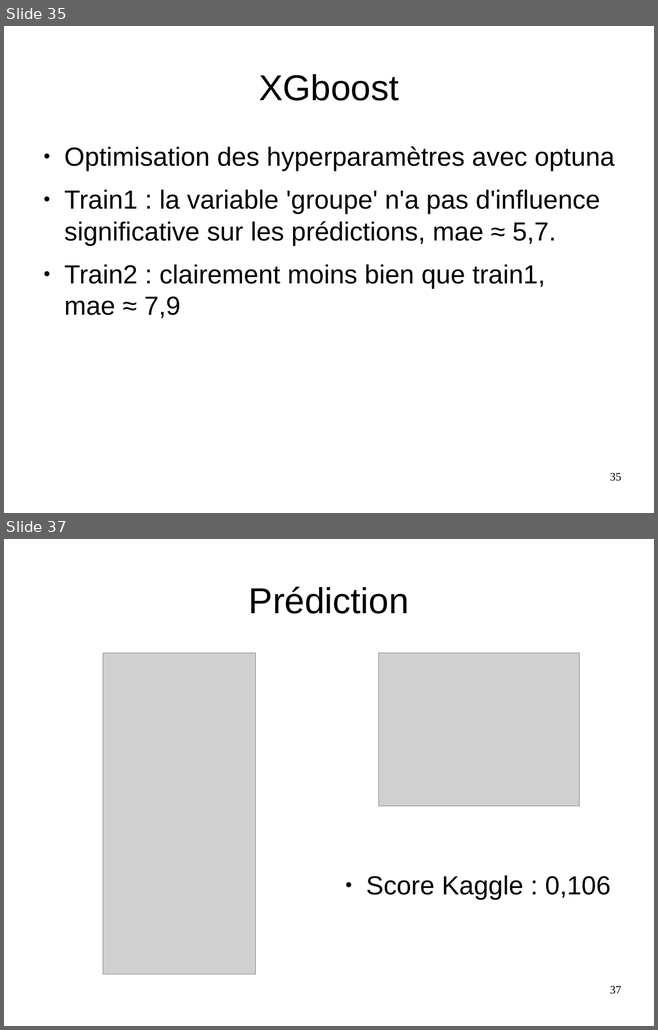
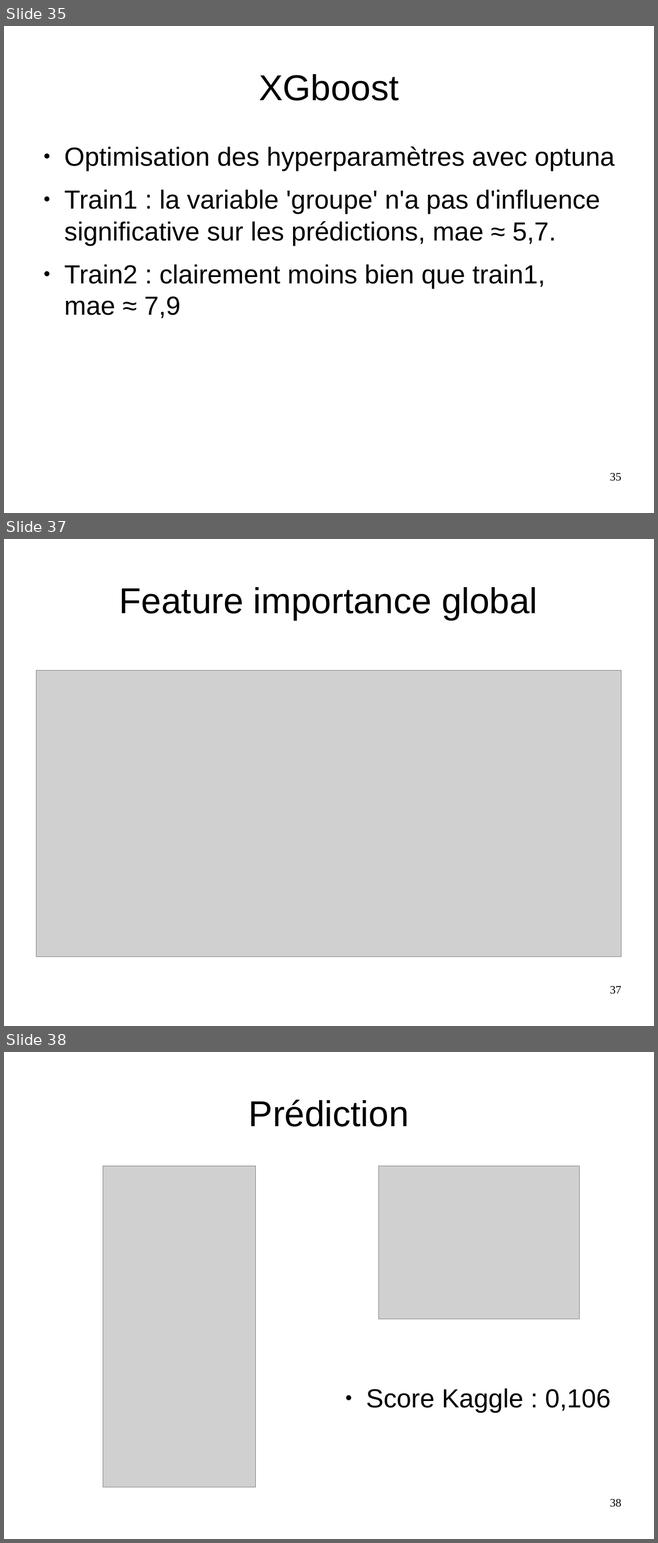
Before and after one commit to MathieuxTony/Projet-8, a slide deck: presentation.odp. Shown one above the other, each under a label of ours: slides 35 and 37 before the commit, slides 35, 37 and 38 after it; the slides between them are not shown. The pictures are 658x1030 and 658x1543 pixels, drawn with LibreOffice and Linux fonts; fonts in the diff are those of the drawing; grey boxes stand for pictures. Boxes give left, top, right and bottom in pixels: in the first picture for what was removed or moved away, otherwise in the second. Text is boxed around its words. In the diff, an @@ line names an element or a change of style, - is before the commit and + after.

Commit message:
ajout feature importance

```diff
--- a/presentation.odp
+++ b/presentation.odp
@@ slide 37 added at [4,539,654,1026], background #FFFFFF @@
@@ title added at [119,587,538,620], 44 pt, text #000000 @@
+Feature importance global
@@ picture added at [36,671,621,958] @@
@@ page number added at [610,986,621,994], 14 pt, text #000000 @@
+37
@@ what was slide 37 is now slide 38 @@
@@ page number at [610,1499,621,1507]: text changed @@
-37
+38
```
Also in this commit, not shown: 1 slide changed, 2 other files.
